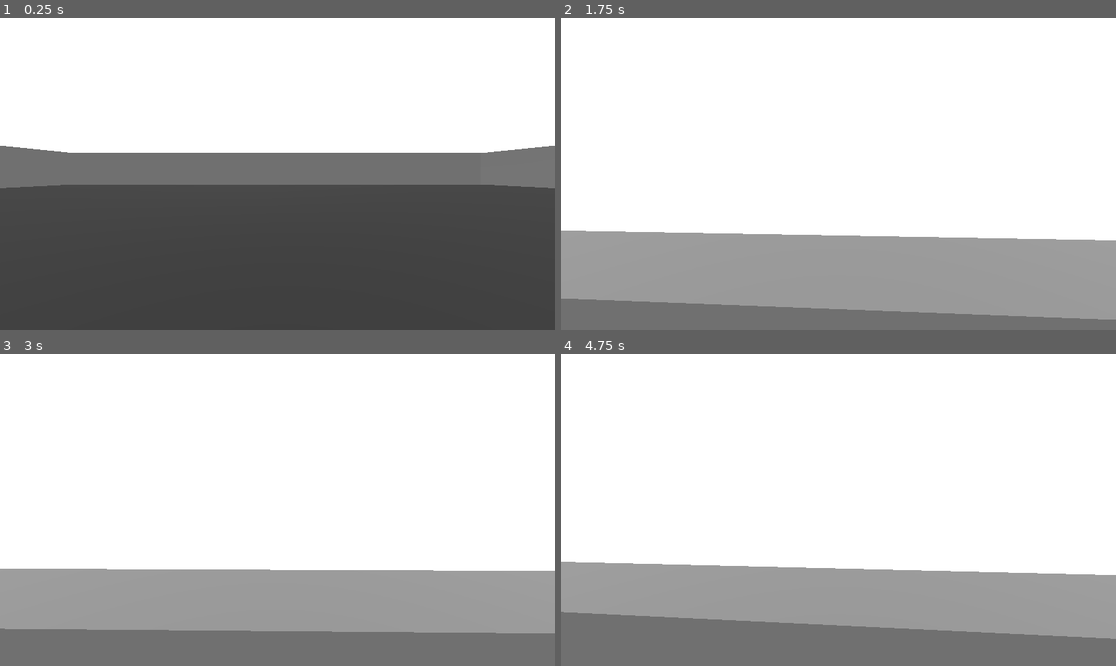
Above: before the commit, frames 1-4 (two rows, left to right).
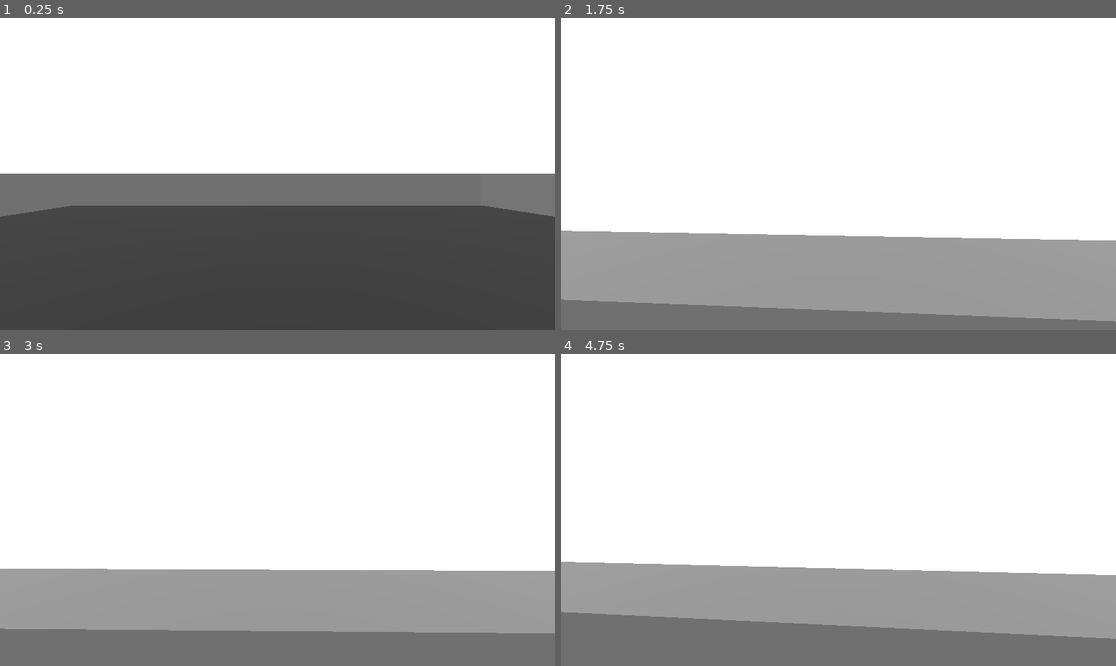
Above: after the commit, the same moments.

Repository: joshgarza/first_person_game
Game: Godot game, scene res://scenes/game.tscn
The game is run twice, just before and just after one commit, with the same random seed, the same clock (stepped at 60 frames per second) and the same inputs.
Inputs (mouse positions are in pixels of both pictures, inside the frame that each line leads up to):
- Up to frame 1 (0.25 s): no input
- Up to frame 2 (1.75 s): tap Enter at 0.5 s; move the mouse to (866, 174) at 0.52 s; hold F (interact, bound only after the commit) 0.53-1.28 s; hold W (move_forward) from 0.53 s (still down); tap Space (jump) at 0.77, 1.52 s; move the mouse to (810, 174) at 1.27 s; tap F (interact, bound only after the commit) at 1.35 s
- Up to frame 3 (3 s): keep holding W (move_forward); move the mouse to (288, 503) at 2.02 s; hold F (interact, bound only after the commit) 2.03-2.78 s; tap Space (jump) at 2.75 s; move the mouse to (271, 516) at 2.77 s; tap F (interact, bound only after the commit) at 2.85 s
- Up to frame 4 (4.75 s): keep holding W (move_forward); tap Space (jump) at 3.02, 3.77, 4.52 s; tap Enter at 3.5 s; move the mouse to (877, 513) at 3.52 s; hold F (interact, bound only after the commit) 3.53-4.28 s; move the mouse to (794, 506) at 4.27 s; tap F (interact, bound only after the commit) at 4.35 s

The runs differ from the first frame. In frame 1, 14% of the frame differs, in the area x 0-100%, y 40-64%; in frame 2, 0.5%; in frame 3, less than 0.1%; in frame 4, less than 0.1%.

Commit message:
Add Food and Interaction scripts. Add initial food node.

Diff:
--- a/project.godot
+++ b/project.godot
@@ -51,3 +51,13 @@
 "events": [Object(InputEventKey,"resource_local_to_scene":false,"resource_name":"","device":-1,"window_id":0,"alt_press …(191 unchanged characters)…
 ]
 }
+interact={
+"deadzone": 0.2,
+"events": [Object(InputEventKey,"resource_local_to_scene":false,"resource_name":"","device":-1,"window_id":0,"alt_pressed":false,"shift_pressed":false,"ctrl_pressed":false,"meta_pressed":false,"pressed":false,"keycode":0,"physical_keycode":70,"key_label":0,"unicode":102,"location":0,"echo":false,"script":null)
+]
+}
+eat={
+"deadzone": 0.2,
+"events": [Object(InputEventMouseButton,"resource_local_to_scene":false,"resource_name":"","device":-1,"window_id":0,"alt_pressed":false,"shift_pressed":false,"ctrl_pressed":false,"meta_pressed":false,"button_mask":0,"position":Vector2(0, 0),"global_position":Vector2(0, 0),"factor":1.0,"button_index":1,"canceled":false,"pressed":false,"double_click":false,"script":null)
+]
+}
--- /dev/null
+++ b/scenes/food.tscn
@@ -0,0 +1,19 @@
+[gd_scene load_steps=4 format=3 uid="uid://dcn0tccjfuut3"]
+
+[ext_resource type="Script" uid="uid://d3ic2htxagt3b" path="res://scripts/Food.gd" id="1_xven1"]
+
+[sub_resource type="BoxShape3D" id="BoxShape3D_af40f"]
+
+[sub_resource type="BoxMesh" id="BoxMesh_xven1"]
+
+[node name="Food" type="Node3D"]
+
+[node name="StaticBody3D" type="StaticBody3D" parent="."]
+script = ExtResource("1_xven1")
+
+[node name="CollisionShape3D" type="CollisionShape3D" parent="StaticBody3D"]
+shape = SubResource("BoxShape3D_af40f")
+
+[node name="MeshInstance3D" type="MeshInstance3D" parent="StaticBody3D"]
+transform = Transform3D(1, 0, 0, 0, 0.5, 0, 0, 0, 0.5, 0, 0, 0)
+mesh = SubResource("BoxMesh_xven1")
--- a/scenes/game.tscn
+++ b/scenes/game.tscn
@@ -1,8 +1,9 @@
-[gd_scene load_steps=8 format=3 uid="uid://cbeevnr5lx51g"]
+[gd_scene load_steps=9 format=3 uid="uid://cbeevnr5lx51g"]
 
 [ext_resource type="PackedScene" uid="uid://dyt3j3fko8ofw" path="res://scenes/player.tscn" id="1_uwrxv"]
 [ext_resource type="PackedScene" uid="uid://bci73u8so2kau" path="res://scenes/wall.tscn" id="2_yqjtg"]
 [ext_resource type="PackedScene" uid="uid://b3buspk4gns62" path="res://scenes/obstacle.tscn" id="3_lnu2h"]
+[ext_resource type="PackedScene" uid="uid://dcn0tccjfuut3" path="res://scenes/food.tscn" id="4_lbhrr"]
 
 [sub_resource type="BoxShape3D" id="BoxShape3D_8cj0n"]
 size = Vector3(20, 1, 20)
@@ -58,3 +59,5 @@
 
 [node name="DirectionalLight3D" type="DirectionalLight3D" parent="."]
 transform = Transform3D(-0.989313, 0.128001, -0.0698233, 0, 0.478876, 0.877883, 0.145807, 0.868501, -0.473758, 3.71371, 4.60486, -13.9319)
+
+[node name="Food" parent="." instance=ExtResource("4_lbhrr")]
--- a/scenes/player.tscn
+++ b/scenes/player.tscn
@@ -1,9 +1,10 @@
-[gd_scene load_steps=7 format=3 uid="uid://dyt3j3fko8ofw"]
+[gd_scene load_steps=8 format=3 uid="uid://dyt3j3fko8ofw"]
 
 [ext_resource type="Script" uid="uid://wbvp1lqrcvkd" path="res://scripts/Player.gd" id="1_3vyb7"]
 [ext_resource type="Script" uid="uid://dspb247r1xjys" path="res://scripts/Movement.gd" id="2_g2els"]
 [ext_resource type="Script" uid="uid://dxh1g1cuvb3oq" path="res://scripts/Stats.gd" id="3_qhqgy"]
 [ext_resource type="Script" uid="uid://woqyvkiacngm" path="res://scripts/Needs.gd" id="4_dqkch"]
+[ext_resource type="Script" uid="uid://clvgi6mhd2qas" path="res://scripts/Interaction.gd" id="5_qlg0r"]
 
 [sub_resource type="CapsuleShape3D" id="CapsuleShape3D_u8vuu"]
 height = 1.0
@@ -34,3 +35,6 @@
 
 [node name="Needs" type="Node" parent="CharacterBody3D"]
 script = ExtResource("4_dqkch")
+
+[node name="Interaction" type="Node" parent="CharacterBody3D"]
+script = ExtResource("5_qlg0r")
--- /dev/null
+++ b/scripts/Food.gd
@@ -0,0 +1,11 @@
+class_name Food
+extends Node3D
+
+@export var nutrition: float = 25.0
+@export var spoilage: float = 0.0 # 0–1 later, ignore for now
+
+func interact(actor: Node) -> void:
+	if not actor.has_node("Stats"): return
+	var stats: Node = actor.get_node("Stats") # your Stats.gd node
+	stats.hunger = clamp(stats.hunger + nutrition, 0.0, 100.0)
+	queue_free()
--- a/scripts/Interaction.gd
+++ b/scripts/Interaction.gd
@@ -0,0 +1,37 @@
+class_name Interaction
+extends Node
+
+var player: CharacterBody3D
+var camera: Camera3D
+
+@export var max_distance: float = 2.5
+@export var mask: int = 1 # set to match your interactables layer
+
+var hovered: Node3D = null
+
+func _process(_delta: float) -> void:
+	if camera == null:
+		return
+
+	# Ray endpoints
+	var from: Vector3 = camera.global_transform.origin
+	var to: Vector3 = from + (-camera.global_transform.basis.z * max_distance)
+
+	# Query + space
+	var query: PhysicsRayQueryParameters3D = PhysicsRayQueryParameters3D.create(from, to)
+	query.collision_mask = mask
+	var space: PhysicsDirectSpaceState3D = camera.get_world_3d().direct_space_state
+
+	# Raycast
+	var hit: Dictionary = space.intersect_ray(query)
+
+	# Resolve collider with types/cast
+	hovered = null
+	if not hit.is_empty():
+		var node: Node3D = hit.get("collider") as Node3D
+		if node and node.is_in_group("interactable"):
+			hovered = node
+
+func _unhandled_input(event: InputEvent) -> void:
+	if event.is_action_pressed("interact") and hovered and hovered.has_method("interact"):
+		hovered.interact(player)
--- a/scripts/Needs.gd
+++ b/scripts/Needs.gd
@@ -2,10 +2,14 @@
 extends Node
 @onready var stats: Stats = $"../Stats"
 
+# In Needs class
+var hunger_timer: float = 0.0
+const HUNGER_DECAY_RATE: float = 0.05  # per second
+const HUNGER_TICK_INTERVAL: float = 1.0  # seconds
+
 func _process(delta: float) -> void:
-	stats.hunger -= 0.05 * delta
-	stats.hunger = clamp(stats.hunger, 0, 100)
-	print(stats.hunger)
-
-	#if stats.hunger < 20:
-		# apply consequence, or emit signal
+	hunger_timer += delta
+	if hunger_timer >= HUNGER_TICK_INTERVAL:
+		stats.hunger -= HUNGER_DECAY_RATE
+		stats.hunger = clamp(stats.hunger, 0, 100)
+		hunger_timer = 0.0
--- a/scripts/Stats.gd
+++ b/scripts/Stats.gd
@@ -1,5 +1,8 @@
 class_name Stats
 extends Node
+
+signal hunger_critical  # emitted when hunger < 20
+signal health_changed(old_value: float, new_value: float)
 
 var hunger := 100.0
 var thirst := 100.0
--- a/scripts/player.gd
+++ b/scripts/player.gd
@@ -1,6 +1,7 @@
 extends CharacterBody3D
 
 @onready var movement: Movement = $Movement
+@onready var interaction: Interaction = $Interaction
 @onready var camera: Camera3D = $Camera3D
 @onready var stats: Stats = $Stats
 @onready var needs: Needs = $Needs
@@ -8,10 +9,12 @@
 func _ready() -> void:
 	movement.player = self
 	movement.camera = camera
+	interaction.player = self
+	interaction.camera = camera
 	pass
 
 func _physics_process(delta: float) -> void:
 	movement._physics_process(delta)
 
-#func _process(delta: float) -> void:
-	#needs._process(delta)
+func _process(delta: float) -> void:
+	needs._process(delta)
Not shown, added: scripts/Food.gd.uid
